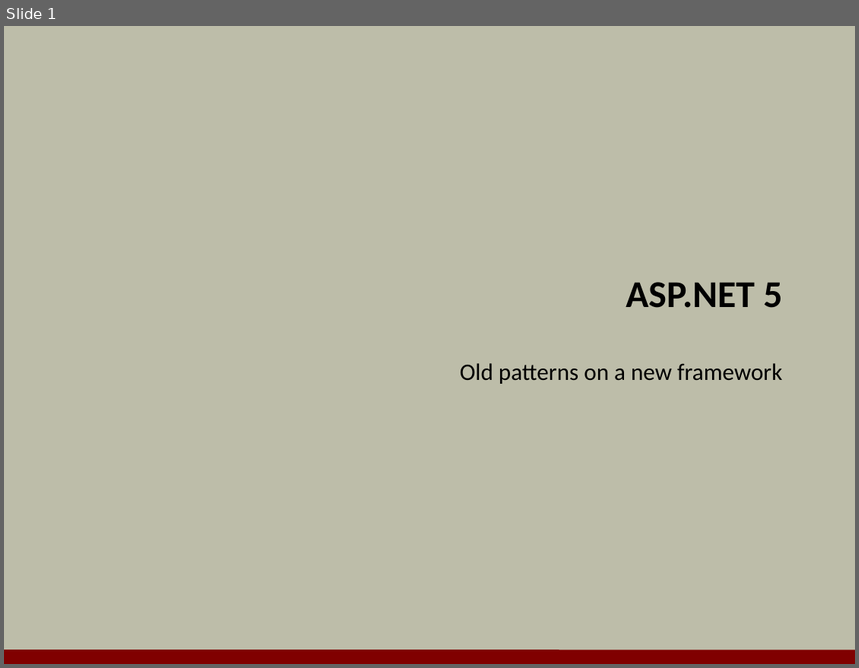
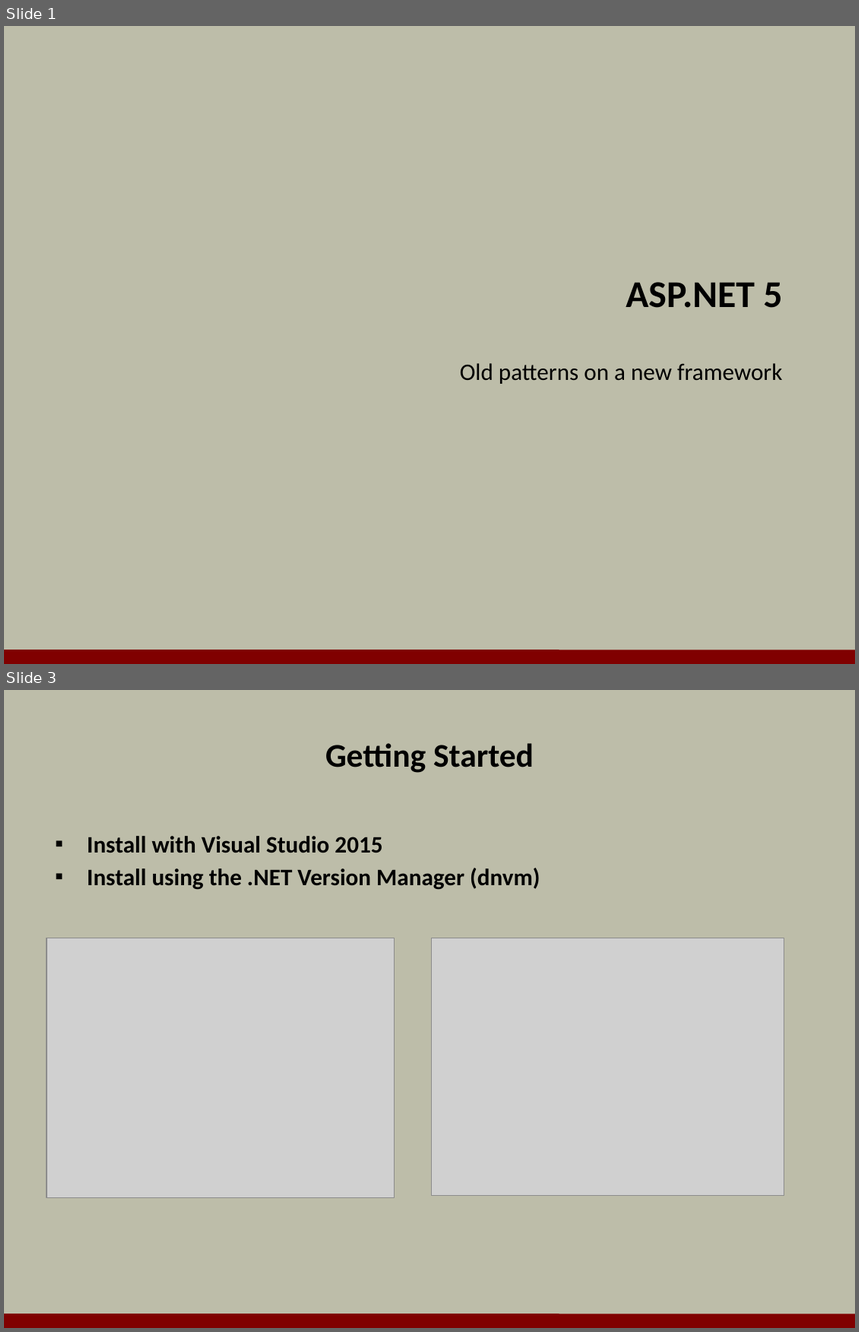
Before and after one commit to OdeToCode/classes, a slide deck: aspnet5/slides/01_Overview.pptx. Shown one above the other, each under a label of ours: slide 1 before the commit, slides 1 and 3 after it; the slides between them are not shown. The pictures are 859x668 and 859x1332 pixels, drawn with LibreOffice and Linux fonts; fonts in the diff are those of the drawing; grey boxes stand for pictures; background and template pictures are left out. Boxes give left, top, right and bottom in pixels: in the first picture for what was removed or moved away, otherwise in the second. Text is boxed around its words. In the diff, an @@ line names an element or a change of style, - is before the commit and + after.

```diff
--- a/aspnet5/slides/01_Overview.pptx
+++ b/aspnet5/slides/01_Overview.pptx
@@ slide 3 added at <box>4,690,855,1328</box>, background #BDBDA9; not listed: 1 template element that a slide beside it also shows @@
@@ title added at <box>325,743,534,773</box>, 28 pt, text #000000, bold @@
+Getting Started
@@ text added at <box>87,836,540,890</box>, 20 pt, text #000000, bold @@
+▪ Install with Visual Studio 2015
+▪ Install using the .NET Version Manager (dnvm)
@@ picture added at <box>47,939,394,1198</box> @@
@@ picture added at <box>431,939,784,1195</box> @@
```
Also in this commit, not shown: 6 other slides added.
